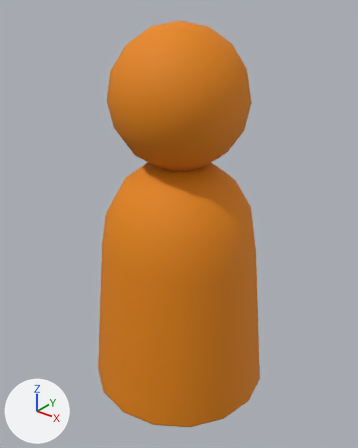
The glTF model Assets/Originals/gltf/BuyerCharacter.glb, before and after one commit.
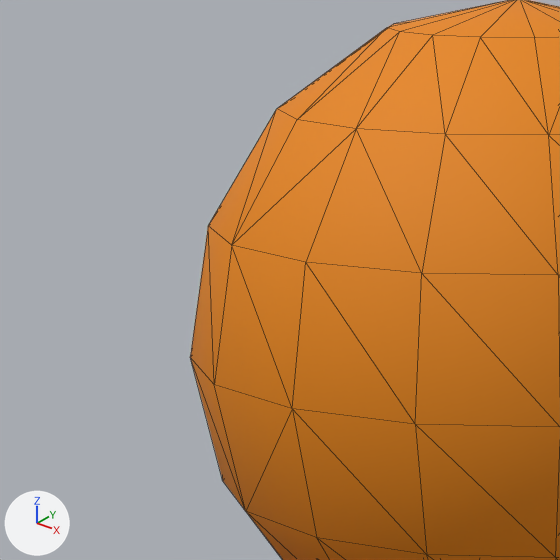
There are two pictures of each version: one whole from a camera (50 mm lens) standing at (3.01, -3.76, 3.06) and looking at (0.01, -0.02, 0.74), one close up on the part from 18% to 53% of the width and 5% to 32% of the height. Arrows for +X, +Y and +Z are at lower left; the lights stay in place. The close-ups show mesh edges as thin lines. Vertices at the same position are counted once.

Objects in the first close-up: 'Body.001'.
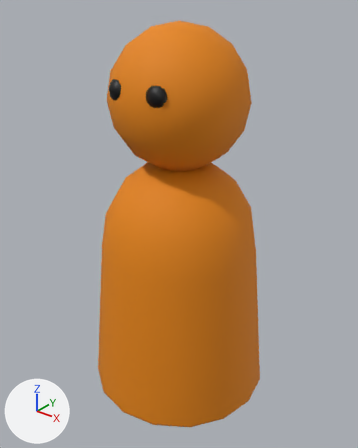
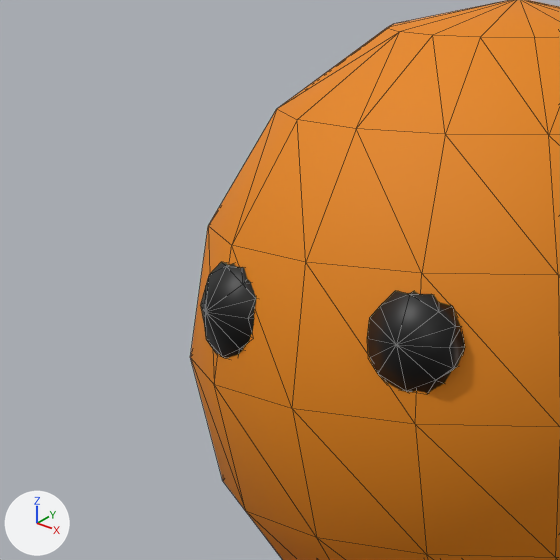
The change, as a list of edits to the scene's bpy script:
```text
Add mat_material:
    mat_material = principled_material('Material')
    mat_material.base_color = (0.0, 0.0, 0.0)  # black #000000
Change me_cylinder:
    used by ob_body_001; location = (0.0, 0.0, 0.0)
    remove me_cylinder.from_pydata(...)  # 244 vertices, 480 faces; spans x -1.0..1.0, y -1.0..1.0, z -1.2..2.76
    add me_cylinder.from_pydata(...)  # 318 vertices, 620 faces; spans x -1.0..1.0, y -1.0..1.0, z -1.2..2.76
    me_cylinder part 1: a new loose piece of 34 vertices spanning x 0.13..0.33, y -0.67..-0.56, z 2.1..2.3, in mat_material (black #000000)
    me_cylinder part 2: a new loose piece of 34 vertices spanning x -0.33..-0.13, y -0.67..-0.56, z 2.1..2.3, in mat_material (black #000000)
    me_cylinder part 3
    3 vertices are removed from x -0.13..-0.01, y -0.12..0.23, z 1.41
    56 faces are deleted
    1 vertex moves from x -0.23, y 0.01, z 1.41 to x -0.23, y -0.01, z 1.41
    7 vertices are added at x -0.13..0.0, y -0.24..0.24, z 1.41
    48 new faces join them, mat_bodymaterial_001 (orange #e78600)
    16 new faces join them, mat_headmaterial_001 (orange #e78600)
    add me_cylinder.materials.append(mat_material)  # black #000000
```

Pixel boxes [x1, y1, x2, y2] of what changed, in the close-ups (560 x 560 px; the box of a moved part takes in the faces that stretch with it):
part 1 of me_cylinder, added (black)
    after: [367, 291, 465, 393]
part 2 of me_cylinder, added (black)
    after: [201, 262, 256, 358]
part 3 of me_cylinder, moved or reshaped
    both: [215, 28, 399, 538]
